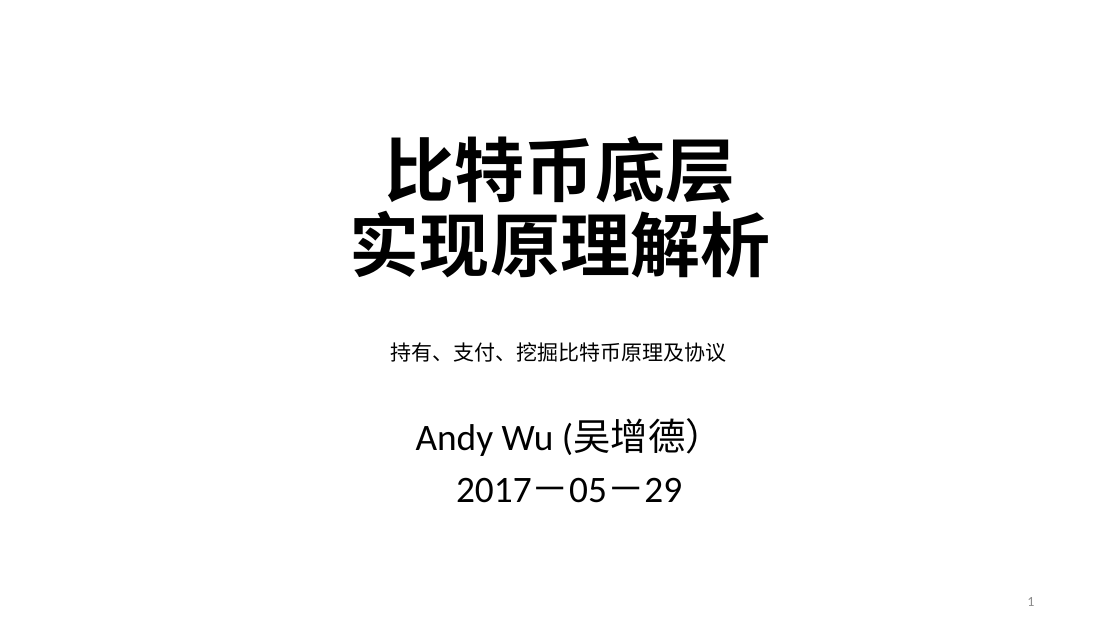
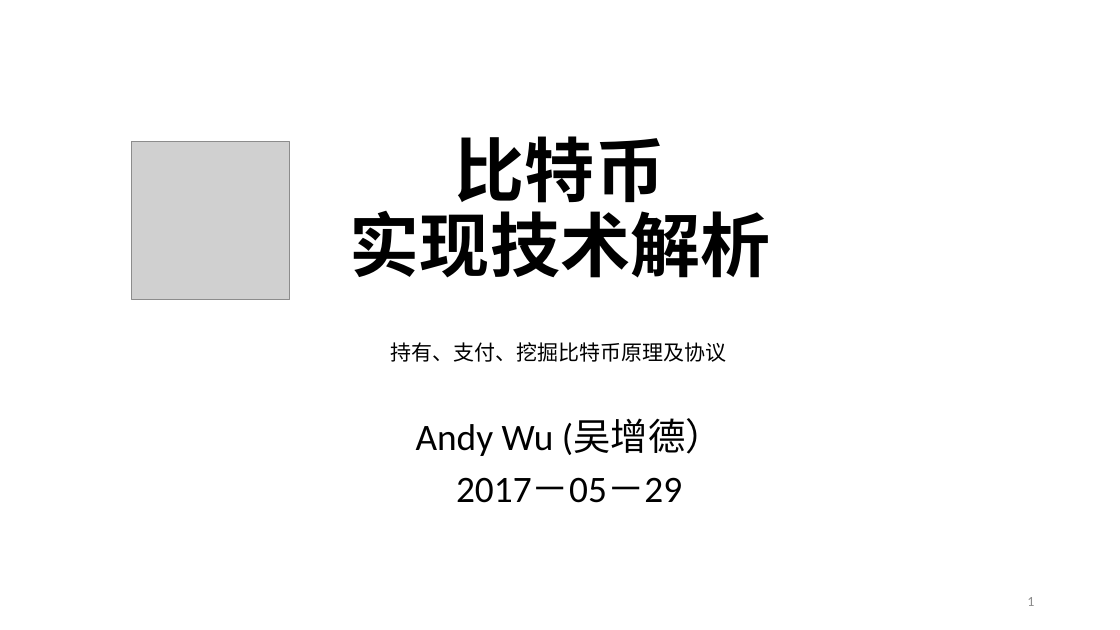
Before and after one commit to andyplusplus/blockchain, a slide deck: slide 1 of How Bitcoin Works Under the Hood.pptx. Drawn at 1120x630 pixels with LibreOffice and Linux fonts; fonts in the diff are those of the drawing; grey boxes stand for pictures. Boxes give left, top, right and bottom in pixels: in the first picture for what was removed or moved away, otherwise in the second. Text is boxed around its words. In the diff, an @@ line names an element or a change of style, - is before the commit and + after.

```diff
--- a/How Bitcoin Works Under the Hood.pptx
+++ b/How Bitcoin Works Under the Hood.pptx
@@ picture added at (131, 142, 290, 300) @@
@@ title at (350, 136, 770, 278): text changed @@
-比特币底层
-实现原理解析
+比特币
+实现技术解析
```
Also in this commit, not shown: 5 other slides changed, 5 slides added, 3 slides removed, 6 other files.
